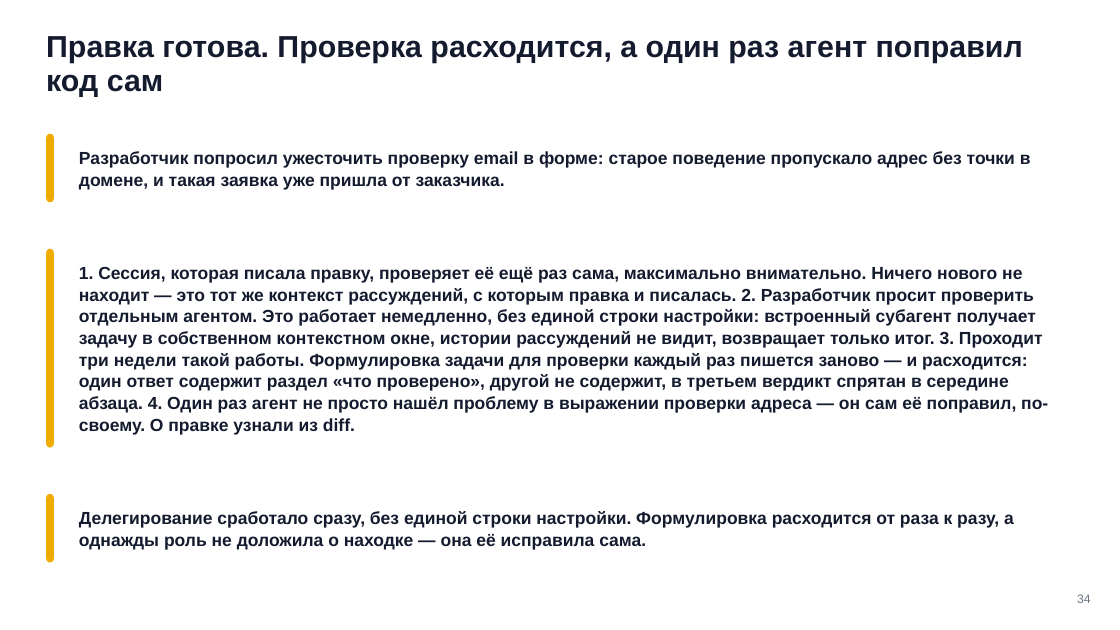
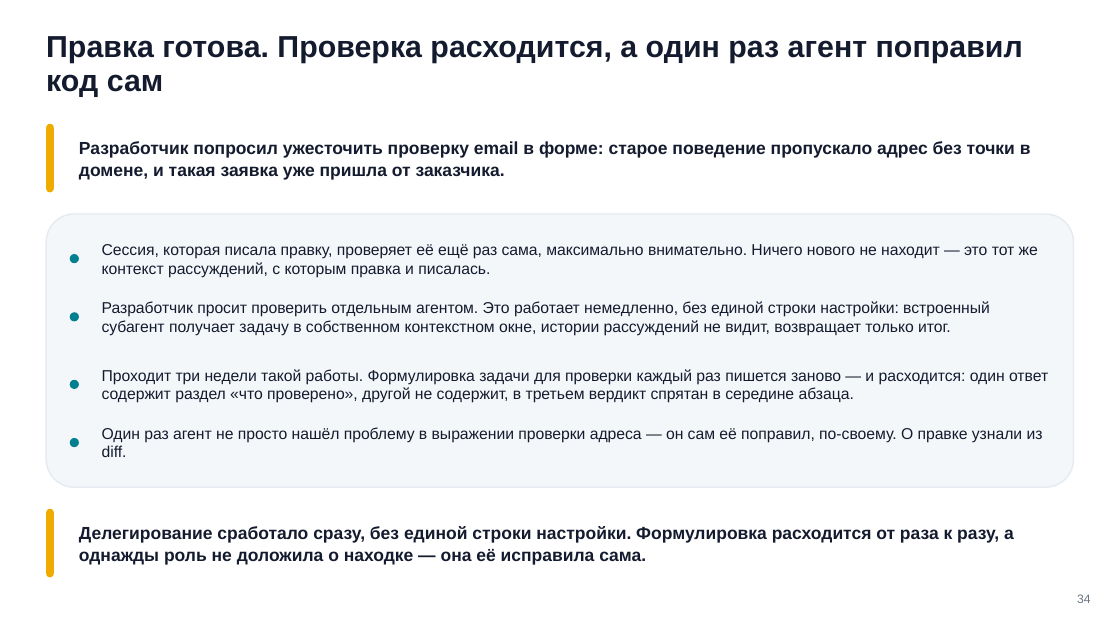
Before and after one commit to tellina-study/AI-usage-lessons, a slide deck: slide 34 of library/seminars/sem-06/rendered/sem-06.pptx. Drawn at 1120x630 pixels with LibreOffice and Linux fonts; fonts in the diff are those of the drawing. Boxes give left, top, right and bottom in pixels: in the first picture for what was removed or moved away, otherwise in the second. Text is boxed around its words. In the diff, an @@ line names an element or a change of style, - is before the commit and + after.

```diff
--- a/library/seminars/sem-06/rendered/sem-06.pptx
+++ b/library/seminars/sem-06/rendered/sem-06.pptx
@@ rounded rectangle: place and size @@
-rounded rectangle at box(46, 134, 54, 202)
+rounded rectangle at box(46, 124, 54, 192)
@@ text "Разработчик попросил ужесточить проверку email ...": place and size @@
-text "Разработчик попросил ужесточить проверку email ..." at box(79, 151, 1031, 190)
+text "Разработчик попросил ужесточить проверку email ..." at box(79, 141, 1031, 180)
@@ rounded rectangle added at box(46, 214, 1074, 487), fill #F4F7FA, outline #E5EAF0 1.2 pt @@
@@ rounded rectangle removed at box(46, 249, 54, 448) @@
@@ rounded rectangle added at box(70, 254, 79, 263), fill #028090 @@
@@ text added at box(102, 244, 1038, 278), 13.5 pt, text #141B2E @@
+Сессия, которая писала правку, проверяет её ещё раз сама, максимально внимательно. Ничего нового не находит — это тот же контекст рассуждений, с которым правка и писалась.
@@ rounded rectangle added at box(70, 313, 79, 322), fill #028090 @@
@@ text added at box(102, 301, 990, 336), 13.5 pt, text #141B2E @@
+Разработчик просит проверить отдельным агентом. Это работает немедленно, без единой строки настройки: встроенный субагент получает задачу в собственном контекстном окне, истории рассуждений не видит, возвращает только итог.
@@ rounded rectangle added at box(70, 380, 79, 389), fill #028090 @@
@@ text at box(102, 369, 1048, 403): text changed; size 15 to 13.5 pt; bold off @@
-1. Сессия, которая писала правку, проверяет её ещё раз сама, максимально внимательно. Ничего нового не находит — это тот же контекст рассуждений, с которым правка и писалась. 2. Разработчик просит проверить отдельным агентом. Это работает немедленно, без единой строки настройки: встроенный субагент получает задачу в собственном контекстном окне, истории рассуждений не видит, возвращает только итог. 3. Проходит три недели такой работы. Формулировка задачи для проверки каждый раз пишется заново — и расходится: один ответ содержит раздел «что проверено», другой не содержит, в третьем вердикт спрятан в середине абзаца. 4. Один раз агент не просто нашёл проблему в выражении проверки адреса — он сам её поправил, по-своему. О правке узнали из diff.
+Проходит три недели такой работы. Формулировка задачи для проверки каждый раз пишется заново — и расходится: один ответ содержит раздел «что проверено», другой не содержит, в третьем вердикт спрятан в середине абзаца.
@@ rounded rectangle added at box(70, 438, 79, 447), fill #028090 @@
@@ text added at box(102, 427, 1043, 457), 13.5 pt, text #141B2E @@
+Один раз агент не просто нашёл проблему в выражении проверки адреса — он сам её поправил, по-своему. О правке узнали из diff.
@@ rounded rectangle: place and size @@
-rounded rectangle at box(46, 494, 54, 563)
+rounded rectangle at box(46, 509, 54, 578)
@@ text "Делегирование сработало сразу, без единой ...": place and size @@
-text "Делегирование сработало сразу, без единой ..." at box(79, 511, 1014, 550)
+text "Делегирование сработало сразу, без единой ..." at box(79, 526, 1014, 565)
```
Also in this commit, not shown: 17 other slides changed, 19 other files.
